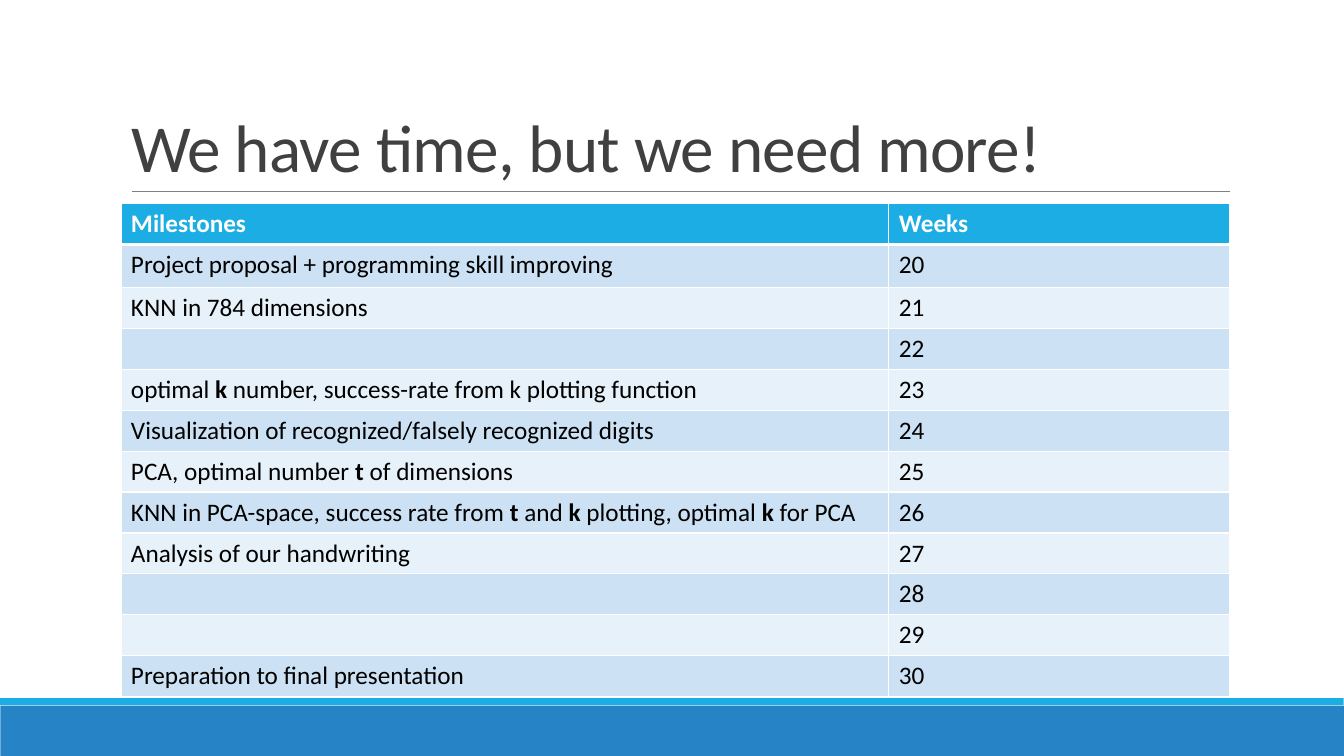
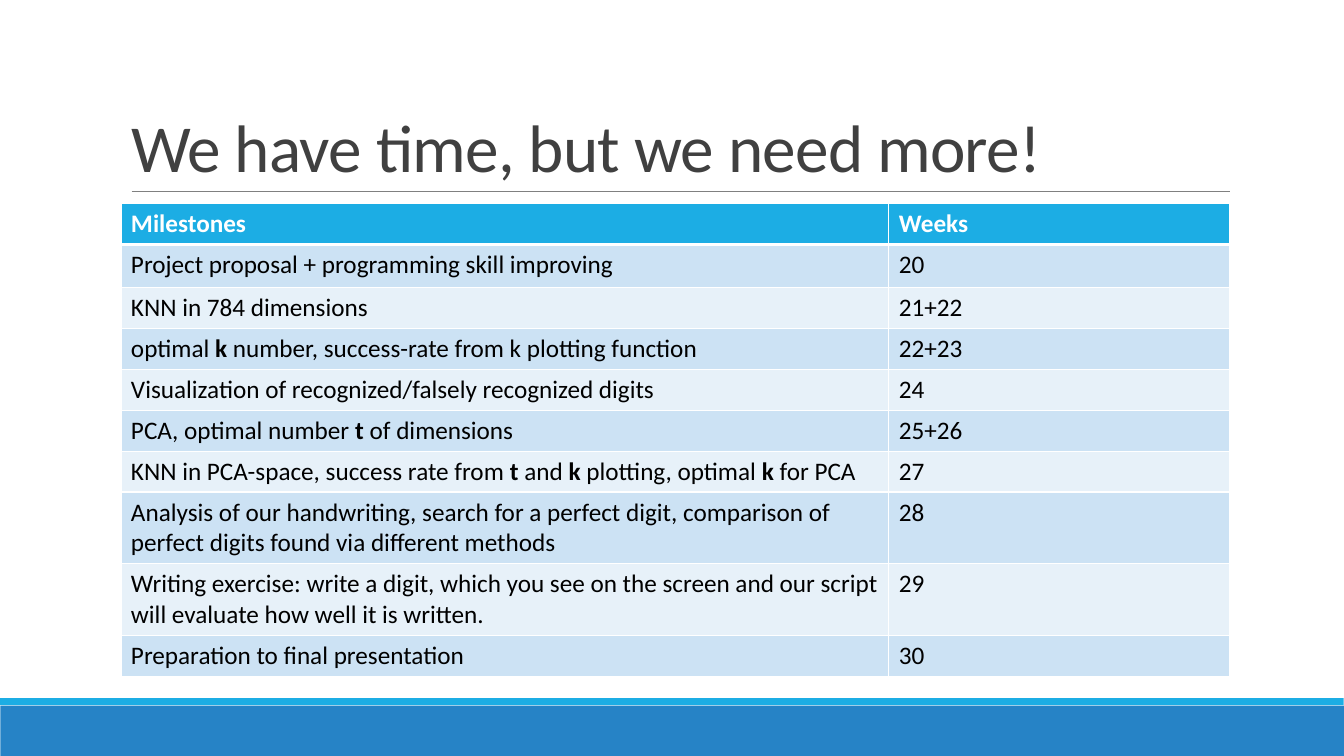
Before and after one commit to datascience-mobi/project-03-group-01, a slide deck: slide 9 of Vortrag1.pptx. Drawn at 1344x756 pixels with LibreOffice and Linux fonts; fonts in the diff are those of the drawing. Boxes give left, top, right and bottom in pixels: in the first picture for what was removed or moved away, otherwise in the second. Text is boxed around its words. In the diff, an @@ line names an element or a change of style, - is before the commit and + after.

```diff
--- a/Vortrag1.pptx
+++ b/Vortrag1.pptx
@@ table at (x1=121, y1=204, x2=1230, y2=675) @@
-row 3: KNN in 784 dimensions | 21
-row 4:  | 22
-row 5: optimal k number, success-rate from k plotting function | 23
+row 3: KNN in 784 dimensions | 21+22
+row 4: optimal k number, success-rate from k plotting function | 22+23
-row 7: PCA, optimal number t of dimensions | 25
-row 8: KNN in PCA-space, success rate from t and k plotting, optimal k for PCA | 26
-row 9: Analysis of our handwriting | 27
-row 10:  | 28
-row 11:  | 29
+row 6: PCA, optimal number t of dimensions | 25+26
+row 7: KNN in PCA-space, success rate from t and k plotting, optimal k for PCA | 27
+row 8: Analysis of our handwriting, search for a perfect digit, comparison of perfect digits found via different methods | 28
+row 9: Writing exercise: write a digit, which you see on the screen and our script will evaluate how well it is written. | 29
```
Also in this commit, not shown: 1 other slide changed.
